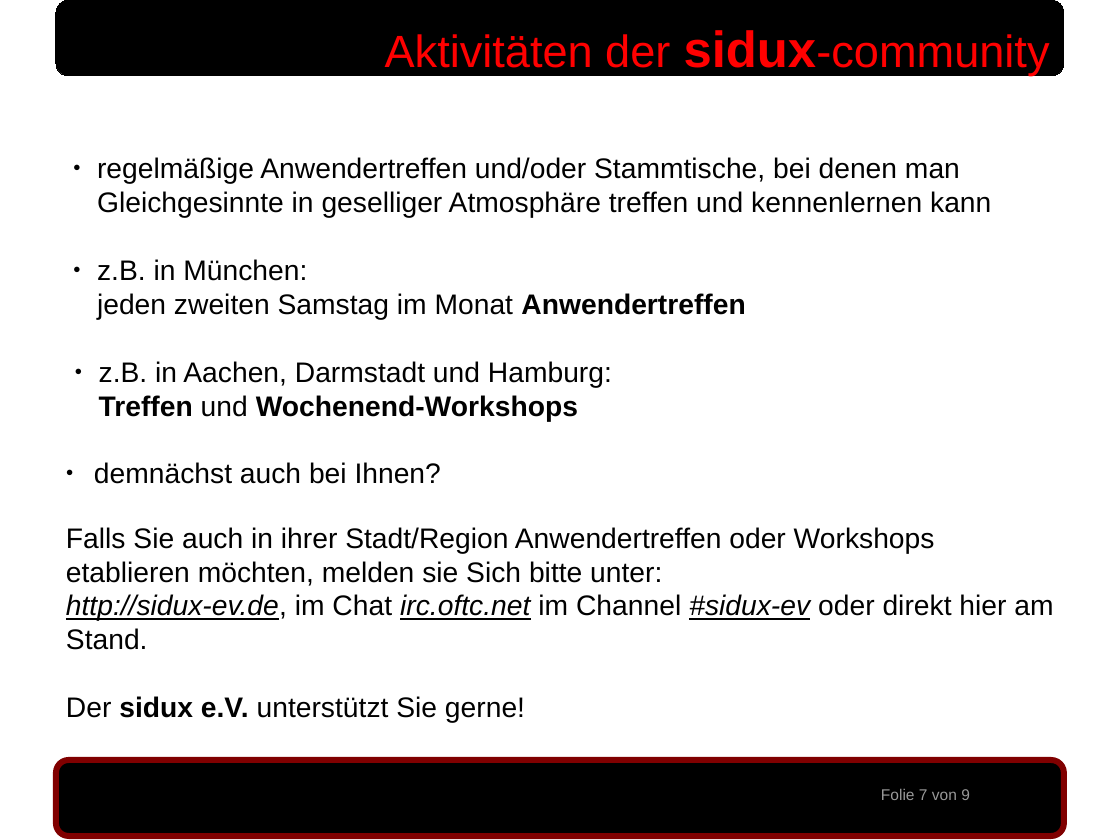
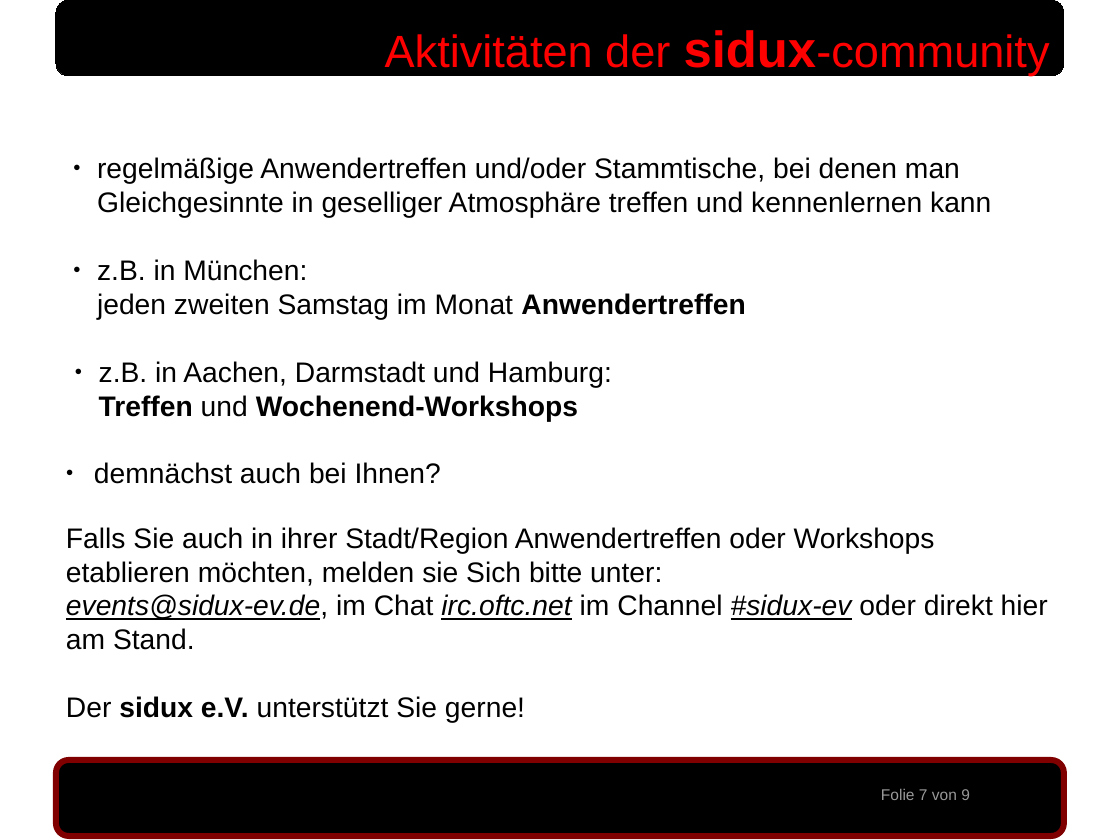
Before and after one commit to sidux-ev/praesentation, a slide deck: slide 7 of bin/sigint2010_koeln.odp. Drawn at 1120x840 pixels with LibreOffice and Linux fonts; fonts in the diff are those of the drawing; background and template pictures are left out. Boxes give left, top, right and bottom in pixels: in the first picture for what was removed or moved away, otherwise in the second. Text is boxed around its words. In the diff, an @@ line names an element or a change of style, - is before the commit and + after.

```diff
--- a/bin/sigint2010_koeln.odp
+++ b/bin/sigint2010_koeln.odp
@@ text at (66,594,1048,650): text changed @@
-http://sidux-ev.de, im Chat irc.oftc.net im Channel #sidux-ev oder direkt hier am Stand.
+events@sidux-ev.de, im Chat irc.oftc.net im Channel #sidux-ev oder direkt hier am Stand.
```
Also in this commit, not shown: 3 other slides changed, 1 other file.
